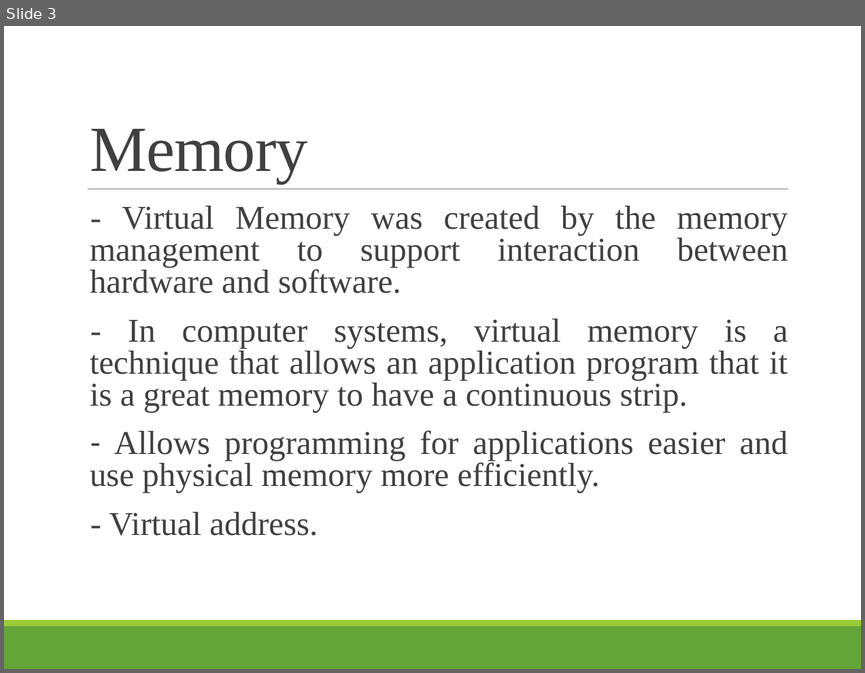
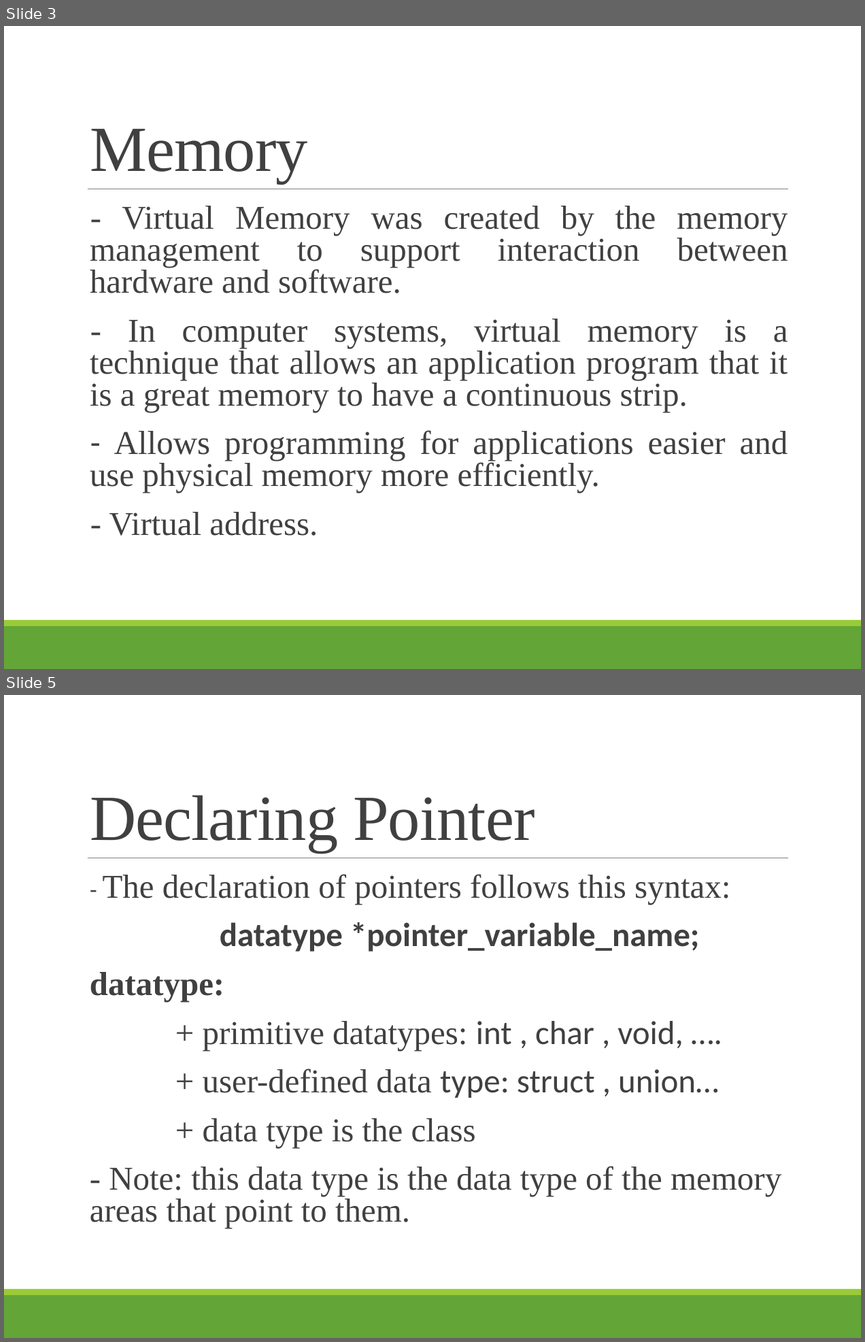
Before and after one commit to tiendatdk3493/code, a slide deck: Pointer in C, C++.pptx. Shown one above the other, each under a label of ours: slide 3 before the commit, slides 3 and 5 after it; the slides between them are not shown. The pictures are 865x673 and 865x1342 pixels, drawn with LibreOffice and Linux fonts; fonts in the diff are those of the drawing. Boxes give left, top, right and bottom in pixels: in the first picture for what was removed or moved away, otherwise in the second. Text is boxed around its words. In the diff, an @@ line names an element or a change of style, - is before the commit and + after.

```diff
--- a/Pointer in C, C++.pptx
+++ b/Pointer in C, C++.pptx
@@ slide 5 added at box(4, 695, 861, 1338), background #FFFFFF; not listed: 3 template elements that a slide beside it also shows @@
@@ title added at box(90, 795, 535, 853), 54 pt, text #404040 @@
+Declaring Pointer
@@ text added at box(90, 874, 781, 1228), 28 pt, text #404040 @@
+  - The declaration of pointers follows this syntax:
+  datatype *pointer_variable_name;
+datatype:
++ primitive datatypes: int , char , void, ….
++ user-defined data type: struct , union…
++ data type is the class
+- Note: this data type is the data type of the memory areas that point to them.
```
Also in this commit, not shown: 1 slide changed, 8 other slides added.
